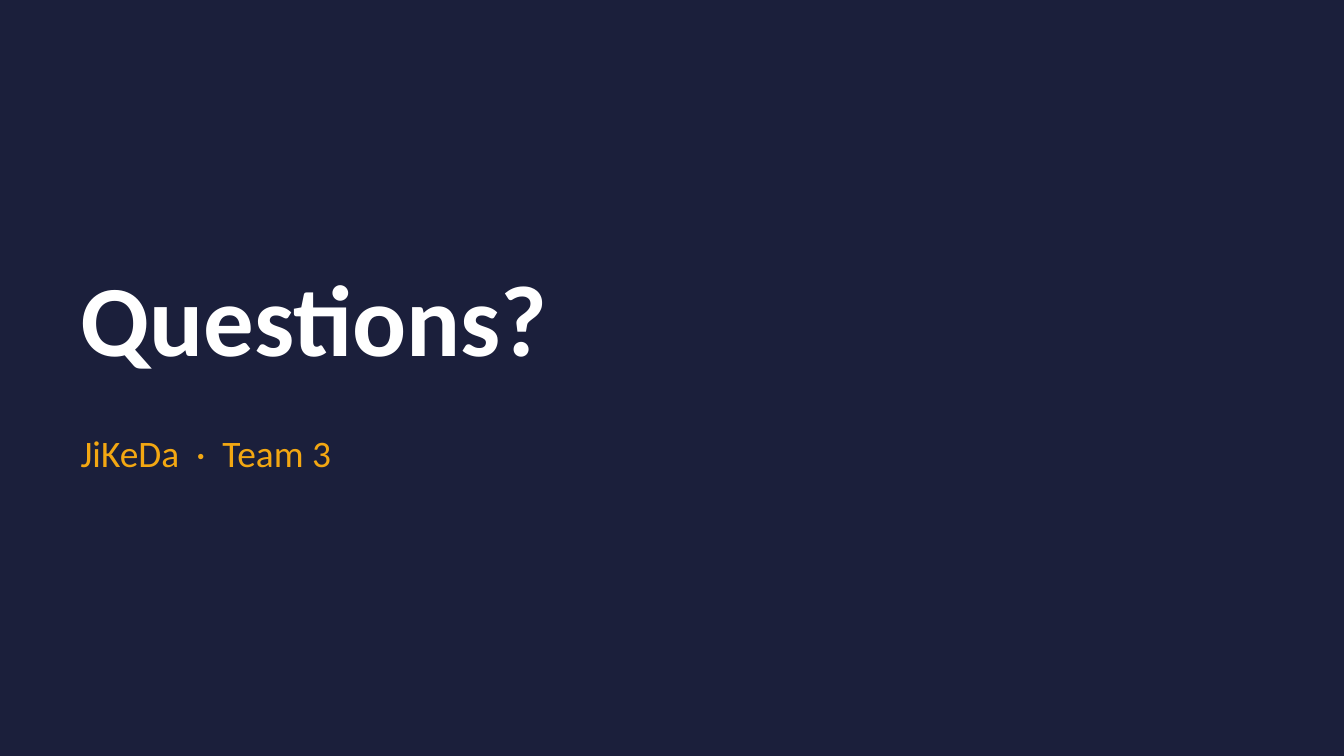
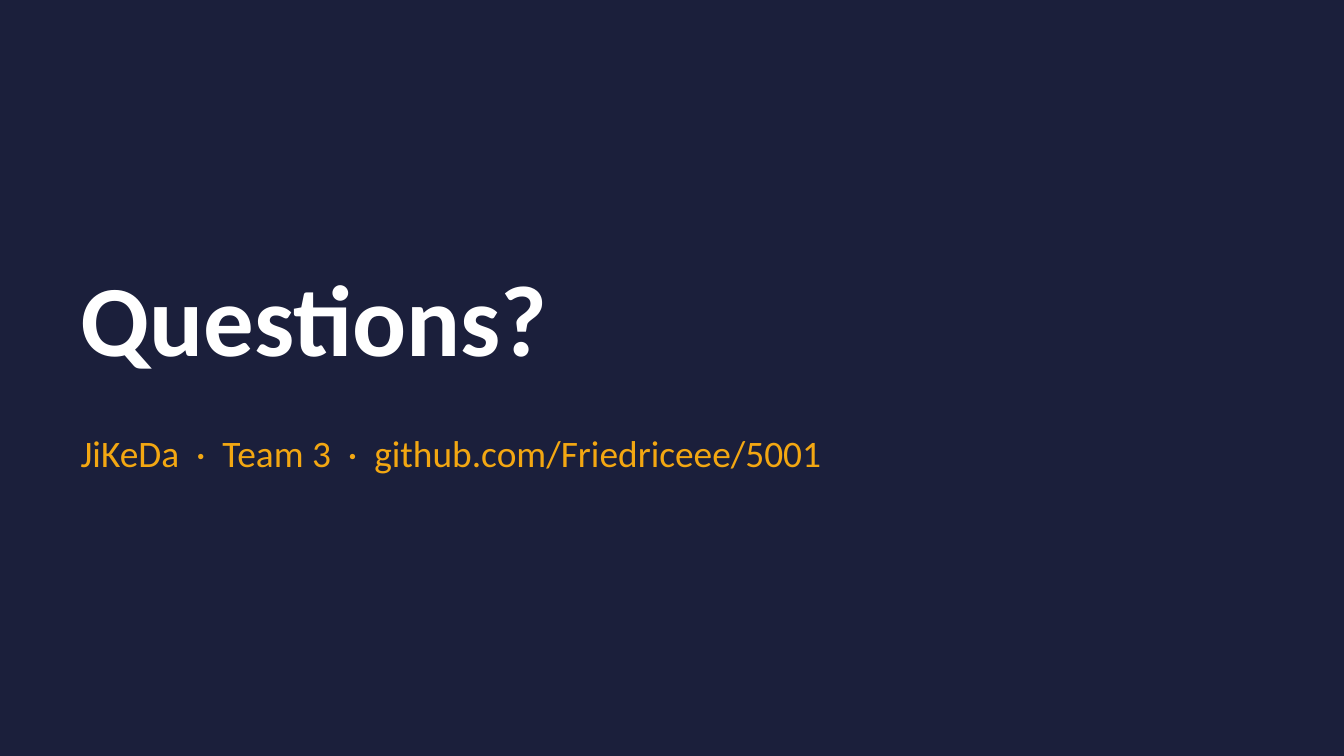
Before and after one commit to Friedriceee/5001, a slide deck: slide 22 of docs/presentation/JiKeDa_Team3_Presentation.pptx (slide 21 before the commit). Drawn at 1344x756 pixels with LibreOffice and Linux fonts; fonts in the diff are those of the drawing. Boxes give left, top, right and bottom in pixels: in the first picture for what was removed or moved away, otherwise in the second. Text is boxed around its words. In the diff, an @@ line names an element or a change of style, - is before the commit and + after.

```diff
--- a/docs/presentation/JiKeDa_Team3_Presentation.pptx
+++ b/docs/presentation/JiKeDa_Team3_Presentation.pptx
@@ text at (x1=81, y1=441, x2=821, y2=474): text changed @@
-JiKeDa · Team 3
+JiKeDa · Team 3 · github.com/Friedriceee/5001
```
Also in this commit, not shown: 8 other slides changed, 1 slide added, 2 other files.
